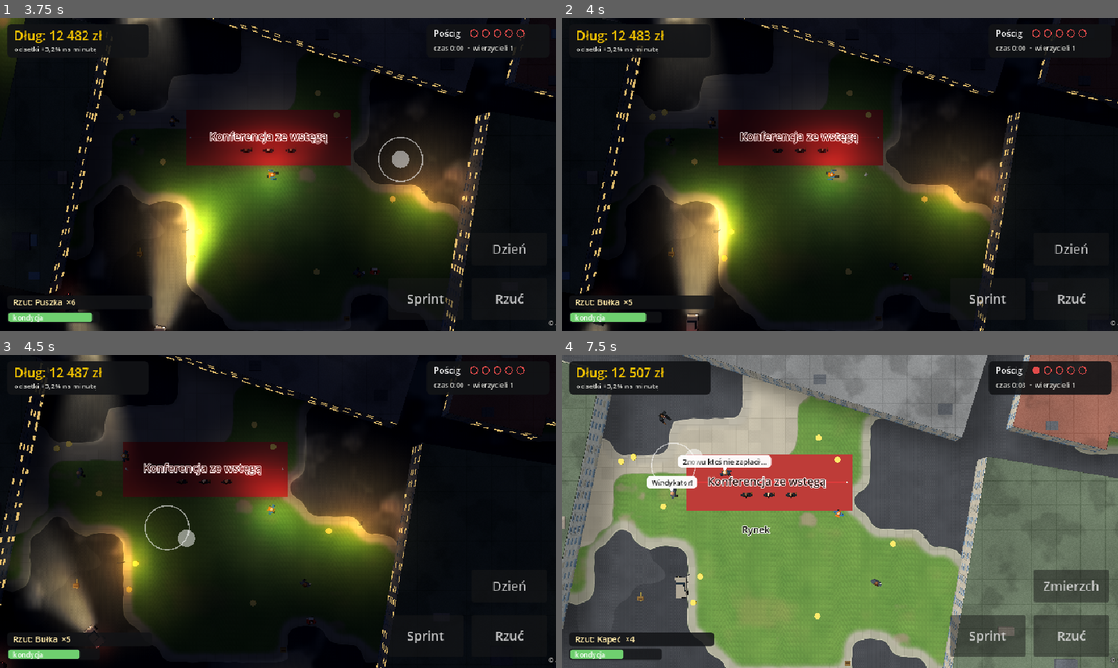
Above: before the commit, frames 1-4 (two rows, left to right).
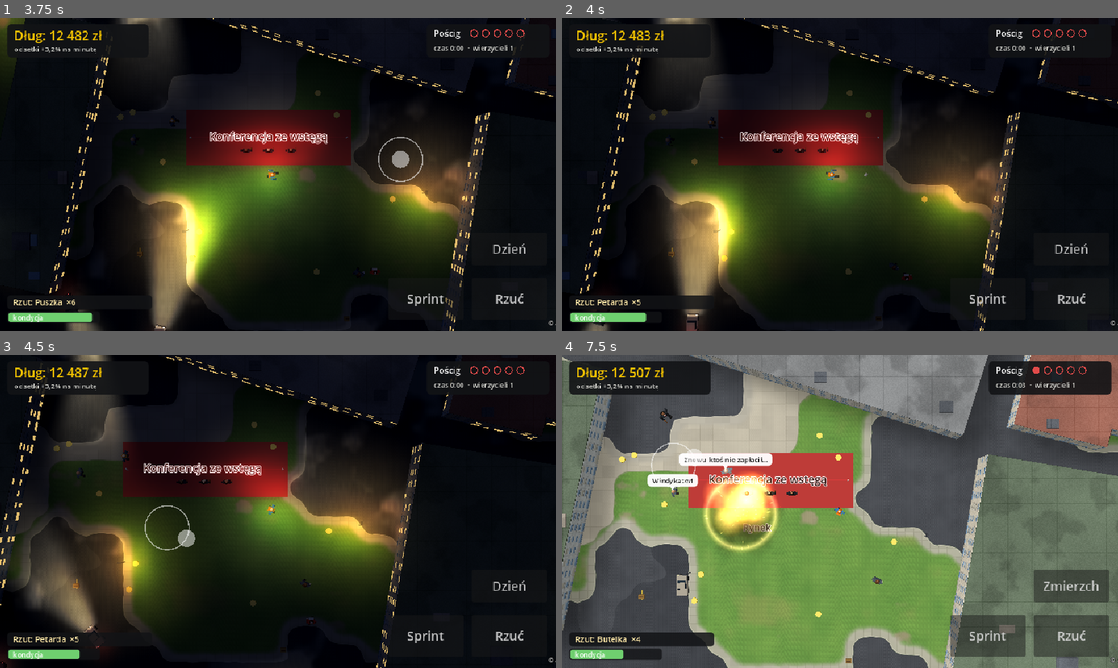
Above: after the commit, the same moments.

Repository: z0z6/GTA26
Game: Godot game, scene res://scenes/main.tscn
Same seed, same stepped clock (60 frames per second), same inputs: the game is played once before the commit and once after it.
Inputs (mouse positions are in pixels of both pictures, inside the frame that each line leads up to):
- Up to frame 1 (3.75 s): click "Rzuć" at 0.5 s; click "Sprint" at 1.25 s; click "Zmierzch" at 2 s; click "Noc" at 2.75 s; tap Enter at 3.5 s; move the mouse to (400, 158) at 3.52 s; hold D from 3.53 s (still down); hold Shift from 3.53 s (still down); click (400, 158) at 3.67 s
- Up to frame 2 (4 s): keep holding D; keep holding Shift; tap Space at 3.77 s
- Up to frame 3 (4.5 s): release D at 4.25 s; release Shift at 4.25 s; drag from (166, 527) to (250, 574) at 4.27 s
- Up to frame 4 (7.5 s): move the mouse to (895, 442) at 5.02 s; hold D 5.03-5.75 s; hold Shift 5.03-5.75 s; tap N at 5.1 s; drag from (812, 574) to (673, 464) at 5.77 s; move the mouse to (1006, 558) at 6.52 s; hold A 6.53-7.25 s; hold Shift 6.53-7.25 s; tap Keypad Enter at 6.6 s; tap Space at 6.77 s; drag from (673, 464) to (756, 433) at 7.27 s

Frame 1 is identical in both runs. In frame 2, less than 0.1% of the frame differs, in the area x 6-15%, y 90-92%; in frame 3, less than 0.1%; in frame 4, 10%, in the area x 0-100%, y 0-100%.

Commit message:
Add files via upload

Diff:
--- a/project.godot
+++ b/project.godot
@@ -38,3 +38,7 @@
 "type": "vec2",
 "value": Vector2(0, 0)
 }
+g_fxtime={
+"type": "float",
+"value": 0.0
+}
--- a/scripts/car.gd
+++ b/scripts/car.gd
@@ -146,7 +146,10 @@
 	if gap < 2.4:
 		want = minf(want, maxf(0.0, (gap - 0.4) * 1.5))
 	var acc := 7.5 if want < speed else 2.6
+	var v0 := speed
 	speed = move_toward(speed, want, acc * delta)
+	if gap < 1.5 and v0 > 1.5 and want < v0 - 0.25:
+		game.fx.skid_car(self)          # hamowanie awaryjne: slady opon i dym spod kol
 	var step := dir * speed * delta
 	var np := pos + step
 	if world.is_solid_at(np):
--- /dev/null
+++ b/scripts/effects.gd
@@ -0,0 +1,363 @@
+extends Node3D
+## Efekty: wybuchy (ogien, iskry, zar, dym, fala uderzeniowa, przypalenie), dym spod opon,
+## slady opon na jezdni. Wszystko rysowane przez trzy MultiMeshe (jedna warstwa = jedno wywolanie rysowania):
+##   - cząsteczki świecące (addytywne)  -> shaders/fx_glow.gdshader
+##   - dym                              -> shaders/fx_smoke.gdshader
+##   - decale na ziemi (slady, przypalenia) -> shaders/fx_decal.gdshader
+## Cząsteczki symulowane w GDScript, bufor MultiMesha zapisywany raz na klatke.
+## Efekty uzywaja wlasnego generatora losowego, wiec nie zaburzaja losowosci rozgrywki (seed testow).
+
+const GLOW_SHADER: Shader = preload("res://shaders/fx_glow.gdshader")
+const SMOKE_SHADER: Shader = preload("res://shaders/fx_smoke.gdshader")
+const DECAL_SHADER: Shader = preload("res://shaders/fx_decal.gdshader")
+
+const MAX_GLOW := 220
+const MAX_SMOKE := 140
+const MAX_DECALS := 640
+const STRIDE := 20            # transformacja 12 + kolor 4 + dane wlasne 4 (floaty na instancje)
+const SKID_FADE := 32.0       # po ilu sekundach slad opony znika
+const SCORCH_FADE := 50.0
+
+const SHAPE_BLOB := 0.0
+const SHAPE_RING := 1.0
+const SHAPE_SPARK := 2.0
+
+
+class Particle extends RefCounted:
+	var pos := Vector3.ZERO
+	var vel := Vector3.ZERO
+	var age := 0.0
+	var life := 1.0
+	var s0 := 1.0
+	var s1 := 1.0
+	var c0 := Color.WHITE
+	var c1 := Color(1, 1, 1, 0)
+	var drag := 0.0
+	var grav := 0.0
+	var spin := 0.0
+	var rot := 0.0
+	var seed := 0.0
+	var shape := 0.0
+	var stretch := 0.0
+
+
+var game
+var _rng := RandomNumberGenerator.new()
+var _t := 0.0
+var _purge_t := 0.0
+var _glow: Array[Particle] = []
+var _smoke: Array[Particle] = []
+var _glow_mm: MultiMesh
+var _smoke_mm: MultiMesh
+var _decal_mm: MultiMesh
+var _glow_buf := PackedFloat32Array()
+var _smoke_buf := PackedFloat32Array()
+var _decal_i := 0
+var boom_count := 0           # liczniki do testow
+var skid_count := 0
+var _skid := {}               # auto -> {l, r, t, puff}: ostatnie polozenie kol podczas hamowania
+
+
+func setup(g) -> void:
+	game = g
+	_rng.seed = 424242
+	_glow_buf.resize(MAX_GLOW * STRIDE)
+	_smoke_buf.resize(MAX_SMOKE * STRIDE)
+	_glow_mm = _make_layer(GLOW_SHADER, MAX_GLOW, 2)
+	_smoke_mm = _make_layer(SMOKE_SHADER, MAX_SMOKE, 1)
+	_decal_mm = _make_layer(DECAL_SHADER, MAX_DECALS, 0)
+	_decal_mm.visible_instance_count = MAX_DECALS
+	var zeros := PackedFloat32Array()
+	zeros.resize(MAX_DECALS * STRIDE)
+	_decal_mm.buffer = zeros                      # zerowe transformacje = niewidoczne
+
+
+func _make_layer(shader: Shader, cap: int, priority := 0) -> MultiMesh:
+	var mm := MultiMesh.new()
+	mm.transform_format = MultiMesh.TRANSFORM_3D
+	mm.use_colors = true
+	mm.use_custom_data = true
+	var pm := PlaneMesh.new()
+	pm.size = Vector2(1, 1)
+	mm.mesh = pm
+	mm.instance_count = cap
+	mm.visible_instance_count = 0
+	var mat := ShaderMaterial.new()
+	mat.shader = shader
+	mat.render_priority = priority
+	var mmi := MultiMeshInstance3D.new()
+	mmi.multimesh = mm
+	mmi.material_override = mat
+	mmi.custom_aabb = AABB(Vector3(-100, -5, -100), Vector3(1400, 30, 1400))   # cala mapa, bez kulingu
+	mmi.cast_shadow = GeometryInstance3D.SHADOW_CASTING_SETTING_OFF
+	add_child(mmi)
+	return mm
+
+
+# ------------------------------------------------------------------ petla
+func tick(dt: float) -> void:
+	_t += dt
+	RenderingServer.global_shader_parameter_set("g_fxtime", _t)
+	_step(_glow, dt)
+	_step(_smoke, dt)
+	_write(_glow, _glow_buf, _glow_mm)
+	_write(_smoke, _smoke_buf, _smoke_mm)
+	# zapomnij auta, ktore przestaly hamowac lub zniknely
+	_purge_t -= dt
+	if _purge_t <= 0.0:
+		_purge_t = 0.25
+		for c in _skid.keys():
+			if not is_instance_valid(c) or _t - float(_skid[c]["t"]) > 0.15:
+				_skid.erase(c)
+
+
+func _step(list: Array, dt: float) -> void:
+	var i := list.size() - 1
+	while i >= 0:
+		var p: Particle = list[i]
+		p.age += dt
+		if p.age < 0.0:                       # jeszcze czeka na start (opoznienie)
+			i -= 1
+			continue
+		if p.age >= p.life:
+			list[i] = list.back()
+			list.pop_back()
+		else:
+			p.vel.y -= p.grav * dt
+			p.vel *= maxf(0.0, 1.0 - p.drag * dt)
+			p.pos += p.vel * dt
+			if p.pos.y < 0.05:
+				p.pos.y = 0.05
+				p.vel.y = absf(p.vel.y) * 0.25
+				p.vel.x *= 0.7
+				p.vel.z *= 0.7
+			p.rot += p.spin * dt
+		i -= 1
+
+
+func _write(list: Array, buf: PackedFloat32Array, mm: MultiMesh) -> void:
+	var n := 0
+	var o := 0
+	for k in list.size():
+		var p: Particle = list[k]
+		if p.age < 0.0 or n >= mm.instance_count:
+			continue
+		n += 1
+		var t := p.age / p.life
+		var s := lerpf(p.s0, p.s1, t)
+		var c := p.c0.lerp(p.c1, t)
+		var bx := Vector3.ZERO
+		var bz := Vector3.ZERO
+		if p.stretch > 0.0:
+			var sp := Vector2(p.vel.x, p.vel.z)
+			var l := sp.length()
+			var d := sp / l if l > 0.01 else Vector2.RIGHT
+			bx = Vector3(d.x, 0.0, d.y) * s * (1.0 + p.stretch * l)
+			bz = Vector3(-d.y, 0.0, d.x) * s * 0.6
+		else:
+			var cr := cos(p.rot)
+			var sr := sin(p.rot)
+			bx = Vector3(cr, 0.0, sr) * s
+			bz = Vector3(-sr, 0.0, cr) * s
+		buf[o] = bx.x
+		buf[o + 1] = 0.0
+		buf[o + 2] = bz.x
+		buf[o + 3] = p.pos.x
+		buf[o + 4] = 0.0
+		buf[o + 5] = 1.0
+		buf[o + 6] = 0.0
+		buf[o + 7] = p.pos.y
+		buf[o + 8] = bx.z
+		buf[o + 9] = 0.0
+		buf[o + 10] = bz.z
+		buf[o + 11] = p.pos.z
+		buf[o + 12] = c.r
+		buf[o + 13] = c.g
+		buf[o + 14] = c.b
+		buf[o + 15] = c.a
+		buf[o + 16] = p.seed
+		buf[o + 17] = t
+		buf[o + 18] = p.shape
+		buf[o + 19] = 0.0
+		o += STRIDE
+	mm.visible_instance_count = n
+	mm.buffer = buf
+
+
+# ------------------------------------------------------------------ tworzenie cząsteczek
+func _add(list: Array, cap: int, p: Particle) -> void:
+	p.seed = _rng.randf()
+	p.rot = _rng.randf() * TAU
+	if list.size() >= cap:
+		list[_rng.randi() % list.size()] = p      # pelna pula: nadpisz losowa
+	else:
+		list.append(p)
+
+
+func _glow_p(pos: Vector3, vel: Vector3, life: float, s0: float, s1: float, c0: Color, c1: Color,
+		drag := 0.0, grav := 0.0, shape := SHAPE_BLOB, stretch := 0.0, spin := 0.0) -> void:
+	var p := Particle.new()
+	p.pos = pos
+	p.vel = vel
+	p.life = life
+	p.s0 = s0
+	p.s1 = s1
+	p.c0 = c0
+	p.c1 = c1
+	p.drag = drag
+	p.grav = grav
+	p.shape = shape
+	p.stretch = stretch
+	p.spin = spin
+	_add(_glow, MAX_GLOW, p)
+
+
+func _smoke_p(pos: Vector3, vel: Vector3, life: float, s0: float, s1: float, c0: Color, c1: Color,
+		drag := 0.8, grav := 0.0, spin := 0.0, delay := 0.0) -> void:
+	var p := Particle.new()
+	p.age = -delay
+	p.pos = pos
+	p.vel = vel
+	p.life = life
+	p.s0 = s0
+	p.s1 = s1
+	p.c0 = c0
+	p.c1 = c1
+	p.drag = drag
+	p.grav = grav
+	p.spin = spin
+	_add(_smoke, MAX_SMOKE, p)
+
+
+func _rdir() -> Vector2:
+	return Vector2.from_angle(_rng.randf() * TAU)
+
+
+# ------------------------------------------------------------------ efekty
+## Wybuch: blysk, fala uderzeniowa, kula ognia, iskry, zar, dym i przypalenie. radius w kaflach.
+func explosion(p: Vector2, radius := 2.6) -> void:
+	boom_count += 1
+	var R := radius
+	var c := Vector3(p.x, 0.45, p.y)
+	_glow_p(c + Vector3(0, 0.3, 0), Vector3.ZERO, 0.2, R * 1.5, R * 2.5, Color(1.0, 0.96, 0.75, 1.0), Color(1.0, 0.7, 0.3, 0.0))
+	_glow_p(c, Vector3.ZERO, 0.5, R * 0.6, R * 4.4, Color(1.0, 0.85, 0.6, 0.75), Color(1.0, 0.5, 0.2, 0.0), 0.0, 0.0, SHAPE_RING)
+	for i in 11:                                   # kula ognia
+		var d := _rdir()
+		var pos := c + Vector3(d.x, 0.0, d.y) * _rng.randf() * R * 0.45 + Vector3(0, _rng.randf() * 0.4, 0)
+		var v := Vector3(d.x, 0.0, d.y) * _rng.randf_range(1.5, 4.5) + Vector3(0, _rng.randf_range(0.8, 2.4), 0)
+		_glow_p(pos, v, _rng.randf_range(0.45, 0.9), R * _rng.randf_range(0.5, 0.8), R * _rng.randf_range(1.2, 1.8),
+			Color(1.0, 0.85, 0.4, 0.95), Color(0.85, 0.2, 0.04, 0.0), 2.0)
+	for i in 30:                                   # iskry
+		var d := _rdir()
+		var sp := _rng.randf_range(5.0, 13.0)
+		_glow_p(c, Vector3(d.x * sp, _rng.randf_range(2.0, 7.0), d.y * sp), _rng.randf_range(0.5, 1.0),
+			0.16, 0.05, Color(1.0, 0.92, 0.55, 1.0), Color(1.0, 0.3, 0.05, 0.0), 0.4, 14.0, SHAPE_SPARK, 0.09)
+	for i in 12:                                   # zar
+		var d := _rdir()
+		var sp := _rng.randf_range(1.0, 3.0)
+		_glow_p(c, Vector3(d.x * sp, _rng.randf_range(2.0, 5.0), d.y * sp), _rng.randf_range(1.2, 2.3),
+			0.16, 0.03, Color(1.0, 0.6, 0.2, 1.0), Color(0.8, 0.2, 0.05, 0.0), 0.5, 7.0)
+	for i in 14:                                   # dym
+		var d := _rdir()
+		var sp := _rng.randf_range(0.4, 1.6)
+		_smoke_p(c + Vector3(d.x, 0, d.y) * _rng.randf() * R * 0.4, Vector3(d.x * sp, _rng.randf_range(0.9, 2.3), d.y * sp),
+			_rng.randf_range(2.2, 3.6), R * 0.35, R * _rng.randf_range(0.9, 1.3),
+			Color(0.14, 0.12, 0.11, 0.85), Color(0.32, 0.31, 0.30, 0.0), 0.7, -0.15, _rng.randf_range(-0.6, 0.6), _rng.randf_range(0.15, 0.4))
+	_decal(p, Vector2(R * 1.9, R * 1.9), _rng.randf() * TAU, SCORCH_FADE, 1.0)
+	if game != null:
+		game.shake = maxf(game.shake, 0.55)
+		if game.lights != null:
+			game.lights.flash(p, Color(1.0, 0.78, 0.4), R * 3.6, 0.5)      # glowny blysk
+			game.lights.flash(p, Color(1.0, 0.45, 0.12), R * 1.8, 1.6)     # tlacy sie zar
+
+
+## Iskry z lecacej petardy (loncik).
+func fuse_spark(p: Vector2, h: float) -> void:
+	var d := _rdir()
+	_glow_p(Vector3(p.x, h + 0.05, p.y), Vector3(d.x * 1.4, _rng.randf_range(0.2, 1.4), d.y * 1.4), _rng.randf_range(0.25, 0.45),
+		0.12, 0.03, Color(1.0, 0.85, 0.4, 1.0), Color(1.0, 0.3, 0.05, 0.0), 1.0, 6.0, SHAPE_SPARK, 0.12)
+	_glow_p(Vector3(p.x, h + 0.05, p.y), Vector3.ZERO, 0.08, 0.28, 0.1, Color(1.0, 0.8, 0.4, 0.8), Color(1.0, 0.5, 0.1, 0.0))
+
+
+## Garsc iskier (uderzenie, zgrzyt).
+func spark_burst(p: Vector2, count := 8, speed := 4.0, h := 0.2) -> void:
+	for i in count:
+		var d := _rdir()
+		var sp := _rng.randf_range(speed * 0.4, speed)
+		_glow_p(Vector3(p.x, h, p.y), Vector3(d.x * sp, _rng.randf_range(0.8, 3.0), d.y * sp), _rng.randf_range(0.25, 0.55),
+			0.13, 0.04, Color(1.0, 0.9, 0.55, 1.0), Color(1.0, 0.35, 0.08, 0.0), 0.5, 12.0, SHAPE_SPARK, 0.08)
+
+
+## Pojedyncza chmurka dymu (np. spod kol).
+func smoke_puff(p: Vector2, size := 0.5, size_end := 1.4, life := 1.0, col := Color(0.82, 0.82, 0.8, 0.35), h := 0.12) -> void:
+	var d := _rdir()
+	_smoke_p(Vector3(p.x, h, p.y), Vector3(d.x * 0.25, _rng.randf_range(0.2, 0.6), d.y * 0.25), life, size, size_end,
+		col, Color(col.r * 0.9, col.g * 0.9, col.b * 0.9, 0.0), 1.2, 0.0, _rng.randf_range(-0.5, 0.5))
+
+
+# ------------------------------------------------------------------ decale (slady)
+func _decal(p: Vector2, size: Vector2, yaw: float, fade: float, kind: float, dir := Vector2.ZERO) -> void:
+	var bx: Vector3
+	var bz: Vector3
+	if kind < 0.5:
+		bx = Vector3(-dir.y, 0.0, dir.x) * size.x       # w poprzek sladu
+		bz = Vector3(dir.x, 0.0, dir.y) * size.y        # wzdluz sladu
+	else:
+		bx = Vector3(cos(yaw), 0.0, sin(yaw)) * size.x
+		bz = Vector3(-sin(yaw), 0.0, cos(yaw)) * size.y
+	var y := 0.02 if kind < 0.5 else 0.018
+	_decal_mm.set_instance_transform(_decal_i, Transform3D(Basis(bx, Vector3.UP, bz), Vector3(p.x, y, p.y)))
+	_decal_mm.set_instance_color(_decal_i, Color(1, 1, 1, _rng.randf_range(0.85, 1.0)))
+	_decal_mm.set_instance_custom_data(_decal_i, Color(_t, fade, kind, 0.0))
+	_decal_i = (_decal_i + 1) % MAX_DECALS
+
+
+## Odcinek sladu opony od a do b.
+func skid_segment(a: Vector2, b: Vector2, width := 0.12) -> void:
+	var d := b - a
+	var l := d.length()
+	if l < 0.02:
+		return
+	skid_count += 1
+	_decal((a + b) * 0.5, Vector2(width, l), 0.0, SKID_FADE, 0.0, d / l)
+
+
+## Wywolywane przez auto co klatke, gdy hamuje awaryjnie: rysuje slady tylnych kol i dymi.
+func skid_car(c) -> void:
+	var perp: Vector2 = c.perp()
+	var base: Vector2 = c.pos - c.dir * c.length * 0.28
+	var off: float = c.width * 0.36
+	var wl: Vector2 = base + perp * off
+	var wr: Vector2 = base - perp * off
+	var st: Dictionary = _skid.get(c, {})
+	if st.is_empty():
+		_skid[c] = {"l": wl, "r": wr, "t": _t, "puff": 0.0}
+		return
+	if wl.distance_to(st["l"]) > 0.22:
+		skid_segment(st["l"], wl)
+		skid_segment(st["r"], wr)
+		st["l"] = wl
+		st["r"] = wr
+	st["t"] = _t
+	if _t >= float(st["puff"]):
+		st["puff"] = _t + 0.07
+		smoke_puff(wl, 0.35, 1.0, 0.9)
+		smoke_puff(wr, 0.35, 1.0, 0.9)
+	_skid[c] = st
+
+
+## Auto zatrzymane nagle przez uderzenie (v = predkosc przed): dluzszy slad hamowania, iskry i dym.
+func car_impact(c, v: float) -> void:
+	if v < 0.8:
+		return
+	var perp: Vector2 = c.perp()
+	var base: Vector2 = c.pos - c.dir * c.length * 0.28
+	var L := clampf(v * 0.5, 0.7, 2.4)
+	for s in [-1.0, 1.0]:
+		var w: Vector2 = base + perp * s * c.width * 0.36
+		skid_segment(w - c.dir * L, w, 0.1)
+	var front: Vector2 = c.pos + c.dir * c.length * 0.5
+	spark_burst(front, 8, 4.0)
+	for i in 3:
+		smoke_puff(c.pos - c.dir * c.length * 0.28 + perp * _rng.randf_range(-0.3, 0.3), 0.5, 1.5, 1.1)
+	_skid.erase(c)
--- a/scripts/main.gd
+++ b/scripts/main.gd
@@ -15,6 +15,7 @@
 const CharacterScript := preload("res://scripts/character.gd")
 const LightMapScript := preload("res://scripts/lightmap.gd")
 const PostFxScript := preload("res://scripts/postfx.gd")
+const EffectsScript := preload("res://scripts/effects.gd")
 const SHADOW_SHADER: Shader = preload("res://shaders/shadow.gdshader")
 
 const NIGHT_DUSK := 0.5     # etapy doby: 0 dzien, 0.5 zmierzch, 1 noc
@@ -35,6 +36,7 @@
 var world
 var lights            # mapa swiatel (scripts/lightmap.gd)
 var postfx            # bloom (scripts/postfx.gd)
+var fx                # efekty: wybuchy, dym, slady opon (scripts/effects.gd)
 var flow
 var player
 var cam: Camera3D
@@ -74,6 +76,7 @@
 var _frames := 0
 var _shot := ""
 var _autoplay := 0.0
+var _fxdemo := Vector2.ZERO
 var _auto_dir := Vector2.ZERO
 var _auto_t := 0.0
 var time_scale_test := 1.0
@@ -100,6 +103,9 @@
 			test_dusk = true
 		elif a.begins_with("--autoplay="):
 			_autoplay = float(a.substr(11))
+		elif a.begins_with("--fxdemo="):
+			var q := a.substr(9).split(",")
+			_fxdemo = Vector2(float(q[0]), float(q[1]))
 		elif a.begins_with("--seed="):
 			rng.seed = int(a.substr(7))
 		elif a.begins_with("--steps="):
@@ -108,6 +114,9 @@
 	add_child(lights)
 	postfx = PostFxScript.new()
 	add_child(postfx)
+	fx = EffectsScript.new()
+	add_child(fx)
+	fx.setup(self)
 	world = WorldScript.new()
 	add_child(world)
 	world.setup()
@@ -476,6 +485,13 @@
 
 
 func on_projectile_hit_enemy(e, it: Dictionary, from: Vector2) -> void:
+	if it.get("boom", false):
+		_detonate(e.pos, it)
+		return
+	_apply_enemy_hit(e, it, from)
+
+
+func _apply_enemy_hit(e, it: Dictionary, from: Vector2) -> void:
 	e.hit(it, from)
 	stats["hits"] += 1
 	lights.flash(e.pos, Color(1.0, 0.92, 0.6), 3.0, 0.3)
@@ -487,6 +503,31 @@
 			n.alarm(e.pos, 0.5)
 
 
+## Wybuch petardy: efekty, ogluszenie wierzycieli, panika przechodniow, zatrzymanie aut, kara za wlasna petarde.
+func _detonate(p: Vector2, it: Dictionary) -> void:
+	fx.explosion(p, 2.6)
+	for e in enemies:
+		if e.pos.distance_to(p) < 3.2:
+			_apply_enemy_hit(e, it, p)
+	for n in npcs:
+		var d: float = n.pos.distance_to(p)
+		if d < 2.2:
+			n.knock(p)
+		elif d < 5.0:
+			n.alarm(p, 1.0)
+	for c in cars:
+		if c.pos.distance_to(p) < 3.6 and c.speed > 0.8:
+			fx.car_impact(c, c.speed)
+			c.speed = 0.0
+			c.honk_cd = 2.0
+			add_float("Beeep!", c.pos, Color("#ffd23a"), 1.0)
+	if player.pos.distance_to(p) < 1.7:
+		debt += 300.0
+		shake = maxf(shake, 0.7)
+		player.hit_by(p, 1.2, 0.8)
+		add_float("Własna petarda! +300 zł", player.pos, Color("#ff9d5e"), 2.0)
+
+
 func _drop_coin(p: Vector2) -> void:
 	var mi := MeshInstance3D.new()
 	mi.mesh = _coin_mesh
@@ -497,17 +538,26 @@
 
 
 func on_projectile_hit_npc(n, it: Dictionary, from: Vector2) -> void:
+	if it.get("boom", false):
+		_detonate(n.pos, it)
+		return
 	n.knock(from)
 	debt += 300.0
 	add_float("Rzut w przechodnia! +300 zł", n.pos, Color("#ffb070"))
 
 
 func on_projectile_hit_car(c, it: Dictionary) -> void:
+	if it.get("boom", false):
+		_detonate(c.pos, it)
+		return
 	add_float("Beeep!", c.pos, Color("#ffd23a"), 1.0)
 	c.honk_cd = 2.0
 
 
 func on_projectile_land(p: Vector2, it: Dictionary) -> void:
+	if it.get("boom", false):
+		_detonate(p, it)
+		return
 	for n in npcs:
 		if n.pos.distance_to(p) < 3.5:
 			n.alarm(p, 0.7)
@@ -579,6 +629,8 @@
 func _process(delta: float) -> void:
 	var dt := minf(delta, 0.05) * time_scale_test
 	_frames += 1
+	if _fxdemo != Vector2.ZERO and _frames == 20:
+		_run_fxdemo()
 	for k in _steps:
 		if _autoplay > 0.0 and state == "play":
 			_autoplay_step(dt)
@@ -587,9 +639,24 @@
 		if _shot != "":
 			get_viewport().get_texture().get_image().save_png(_shot)
 		var healthy: bool = not world.blocked(player.pos, 0.2) and npcs.size() > 0 and cars.size() > 0
-		print("STAT czas=%.1f dlug=%d wrogowie=%d npc=%d auta=%d rzuty=%d trafienia=%d kary_auta=%d dotkniecia=%d chunki=%d" % [
-			time, debt, enemies.size(), npcs.size(), cars.size(), stats["thrown"], stats["hits"], stats["car_fines"], stats["touches"], world.chunk_count()])
+		print("STAT czas=%.1f dlug=%d wrogowie=%d npc=%d auta=%d rzuty=%d trafienia=%d kary_auta=%d dotkniecia=%d chunki=%d wybuchy=%d slady=%d" % [
+			time, debt, enemies.size(), npcs.size(), cars.size(), stats["thrown"], stats["hits"], stats["car_fines"], stats["touches"], world.chunk_count(), fx.boom_count, fx.skid_count])
 		get_tree().quit(0 if (healthy or _autoplay <= 0.0) else 1)
+
+
+## Test wizualny (--fxdemo=x,y): wybuch w podanym miejscu oraz zakrzywione slady opon obok.
+func _run_fxdemo() -> void:
+	_detonate(_fxdemo, items[6])
+	for side in [-1.0, 1.0]:
+		var prev := Vector2.ZERO
+		for i in 40:
+			var t := i / 39.0
+			var q := _fxdemo + Vector2(-9.0 + t * 7.0, -0.9 + side * 0.32 + sin(t * 2.2) * 0.8)
+			if i > 0:
+				fx.skid_segment(prev, q)
+			prev = q
+	for i in 6:
+		fx.smoke_puff(_fxdemo + Vector2(-3.0 + i * 0.5, -0.6 + sin(i * 0.4) * 0.5), 0.4, 1.2, 1.6)
 
 
 func _autoplay_step(dt: float) -> void:
@@ -650,6 +717,7 @@
 	night_cur = move_toward(night_cur, night_target, dt * 0.6)
 	world.set_night(night_cur)
 	postfx.set_night(night_cur)
+	fx.tick(dt)
 	_update_camera(dt)
 	_update_lights(dt)
 	_update_shadows()
@@ -711,6 +779,7 @@
 			stats["car_fines"] += 1
 			shake = 0.3
 			lights.flash(player.pos, Color(1.0, 0.45, 0.2), 4.0, 0.4)
+			fx.car_impact(c, c.speed)
 			player.hit_by(c.pos, 1.0, 0.6)
 			add_float("Mandat: potrącenie (%s)! +300 zł" % c.car_name, player.pos, Color("#ff9d5e"), 2.0)
 			c.speed = 0.0
@@ -720,6 +789,7 @@
 		for e in enemies:
 			if e.stun <= 0.0 and c.overlaps(e.pos, e.radius):
 				e.hit_by_car(c)
+				fx.car_impact(c, c.speed)
 				lights.flash(e.pos, Color(1.0, 0.55, 0.25), 3.5, 0.4)
 				add_float("Windykator potrącony!", e.pos, Color("#9be58a"), 1.6)
 				c.speed = 0.0
--- a/scripts/models.gd
+++ b/scripts/models.gd
@@ -249,6 +249,7 @@
 		["Bułka", 0.5, "Bułka?!"],
 		["Kapeć", 0.8, "Kapeć!?"],
 		["Pilot", 1.0, "Pilot od telewizora!"],
+		["Petarda", 2.4, "Moje uszy!"],
 	]
 	for i in specs.size():
 		var mb := MeshBuilder.new()
@@ -261,7 +262,11 @@
 			3: mb.sphere(Vector3(0, 0, 0), Vector3(0.09, 0.06, 0.07), _c("#c99a5a"), 0.0, 7, 4)
 			4: mb.box(Vector3(0, 0, 0), Vector3(0.07, 0.025, 0.16), _c("#9a6a4a"))
 			5: mb.box(Vector3(0, 0, 0), Vector3(0.05, 0.025, 0.14), _c("#222426"))
-		list.append({"name": specs[i][0], "mesh": mb.to_mesh(), "stun": specs[i][1], "text": specs[i][2]})
+			6:
+				mb.cylinder_y(Vector3(0, 0, 0), 0.035, 0.13, _c("#d23a2e"), 0.0, 7)
+				mb.cylinder_y(Vector3(0, 0.09, 0), 0.008, 0.05, _c("#e8d9a8"), 0.0, 5)
+				mb.sphere(Vector3(0, 0.13, 0), Vector3(0.022, 0.022, 0.022), _c("#ffb040", 0.5), 0.0, 5, 4)   # zarzacy sie loncik (swieci w nocy)
+		list.append({"name": specs[i][0], "mesh": mb.to_mesh(), "stun": specs[i][1], "text": specs[i][2], "boom": specs[i][0] == "Petarda"})
 	return list
 
 
--- a/scripts/projectile.gd
+++ b/scripts/projectile.gd
@@ -12,6 +12,7 @@
 var alive := true
 var spin := 0.0
 var from_pos := Vector2.ZERO
+var _trail_t := 0.0
 
 
 func setup(g, start: Vector2, target: Vector2, it: Dictionary, mat: Material) -> void:
@@ -44,6 +45,11 @@
 	rotation.y += spin * delta
 	rotation.x += spin * 0.6 * delta
 	_sync()
+	if item.get("boom", false):
+		_trail_t -= delta
+		if _trail_t <= 0.0:
+			_trail_t = 0.03
+			game.fx.fuse_spark(pos, h)
 	if game.world.is_solid_at(pos) and game.world.class_at(pos) == 12 and h < 2.0:
 		_land()
 		return
--- /dev/null
+++ b/shaders/fx_decal.gdshader
@@ -0,0 +1,32 @@
+shader_type spatial;
+render_mode unshaded, blend_mix, depth_draw_never, cull_disabled;
+#include "res://shaders/common.gdshaderinc"
+
+// Ślady na ziemi: opony (kind 0) i przypalenia po wybuchu (kind 1).
+// INSTANCE_CUSTOM = (czas powstania, czas zaniku w s, rodzaj, -). Zanikają same (g_fxtime ustawia effects.gd).
+global uniform float g_fxtime;
+varying vec4 v_c;
+varying vec3 v_w;
+
+void vertex() {
+	v_c = INSTANCE_CUSTOM;
+	v_w = (MODEL_MATRIX * vec4(VERTEX, 1.0)).xyz;
+}
+
+void fragment() {
+	float age = g_fxtime - v_c.x;
+	float fade = 1.0 - smoothstep(v_c.y * 0.45, v_c.y, age);
+	float a;
+	if (v_c.z < 0.5) {
+		float across = smoothstep(0.0, 0.3, UV.x) * smoothstep(1.0, 0.7, UV.x);
+		float rub = 0.72 + 0.28 * vnoise(v_w.xz * 30.0);
+		a = across * rub * 0.55;
+	} else {
+		vec2 q = UV * 2.0 - 1.0;
+		float r = length(q);
+		float n = fbm(q * 2.2 + v_c.x);
+		a = smoothstep(1.0, 0.2, r + (n - 0.5) * 0.55) * 0.78;
+	}
+	ALBEDO = vec3(0.02);
+	ALPHA = a * fade * COLOR.a;
+}
--- /dev/null
+++ b/shaders/fx_glow.gdshader
@@ -0,0 +1,31 @@
+shader_type spatial;
+render_mode unshaded, blend_add, depth_draw_never, cull_disabled;
+#include "res://shaders/common.gdshaderinc"
+
+// Cząsteczki świecące (addytywne): ogień, iskry, żar, błysk i fala uderzeniowa.
+// Dane per instancja: COLOR = kolor i jasność, INSTANCE_CUSTOM = (ziarno, wiek 0..1, kształt, -)
+// Kształt: 0 miękka plama (ogień), 1 pierścień (fala uderzeniowa), 2 iskra (rozciągnięta wzdłuż prędkości).
+varying vec4 v_c;
+
+void vertex() {
+	v_c = INSTANCE_CUSTOM;
+}
+
+void fragment() {
+	vec2 q = UV * 2.0 - 1.0;
+	float r = length(q);
+	float a;
+	if (v_c.z < 0.5) {
+		float n = fbm(q * 2.0 + vec2(v_c.x * 11.0, v_c.x * 3.0) + v_c.y * 1.5);
+		a = pow(clamp(1.0 - r, 0.0, 1.0), 1.3) * (0.65 + 0.7 * n);
+	} else if (v_c.z < 1.5) {
+		float ring = abs(r - 0.82);
+		a = clamp(1.0 - ring / 0.16, 0.0, 1.0);
+		a *= a;
+	} else {
+		a = clamp(1.0 - r, 0.0, 1.0);
+		a *= a;
+	}
+	ALBEDO = COLOR.rgb * a * COLOR.a;
+	ALPHA = 1.0;
+}
--- /dev/null
+++ b/shaders/fx_smoke.gdshader
@@ -0,0 +1,24 @@
+shader_type spatial;
+render_mode unshaded, blend_mix, depth_draw_never, cull_disabled;
+#include "res://shaders/common.gdshaderinc"
+
+// Dym i kurz: miękka, zaszumiona plama. W nocy oświetlana przez mapę świateł
+// (więc dym obok wybuchu świeci pomarańczowo, a obok reflektora jest jasny).
+varying vec3 v_w;
+varying vec4 v_c;
+
+void vertex() {
+	v_w = (MODEL_MATRIX * vec4(VERTEX, 1.0)).xyz;
+	v_c = INSTANCE_CUSTOM;
+}
+
+void fragment() {
+	vec2 q = UV * 2.0 - 1.0;
+	float r = length(q);
+	float n = fbm(q * 1.7 + vec2(v_c.x * 17.0, v_c.x * 5.0) + v_c.y * 0.8);
+	float shape = smoothstep(1.0, 0.25, r + (n - 0.5) * 0.7);
+	vec3 col = COLOR.rgb * (0.70 + 0.50 * n);
+	col = apply_night_obj(col, v_w.xz);
+	ALBEDO = col;
+	ALPHA = shape * COLOR.a;
+}
--- a/tests/smoke.gd
+++ b/tests/smoke.gd
@@ -50,7 +50,7 @@
 	for bt in 9:
 		var c: Dictionary = Models.car(bt, rng)
 		_check(c["mesh"].get_surface_count() == 1 and c["length"] > 1.0, "model auta typ %d (%s)" % [bt, c["name"]])
-	_check(Models.items().size() == 6, "przedmioty do rzucania")
+	_check(Models.items().size() == 7, "przedmioty do rzucania")
 	print("WYNIK: ", "OK" if ok else "BLAD")
 	quit(0 if ok else 1)
 
Not shown, added: scripts/effects.gd.uid
Not shown, added: shaders/fx_decal.gdshader.uid
Not shown, added: shaders/fx_glow.gdshader.uid
Not shown, added: shaders/fx_smoke.gdshader.uid
